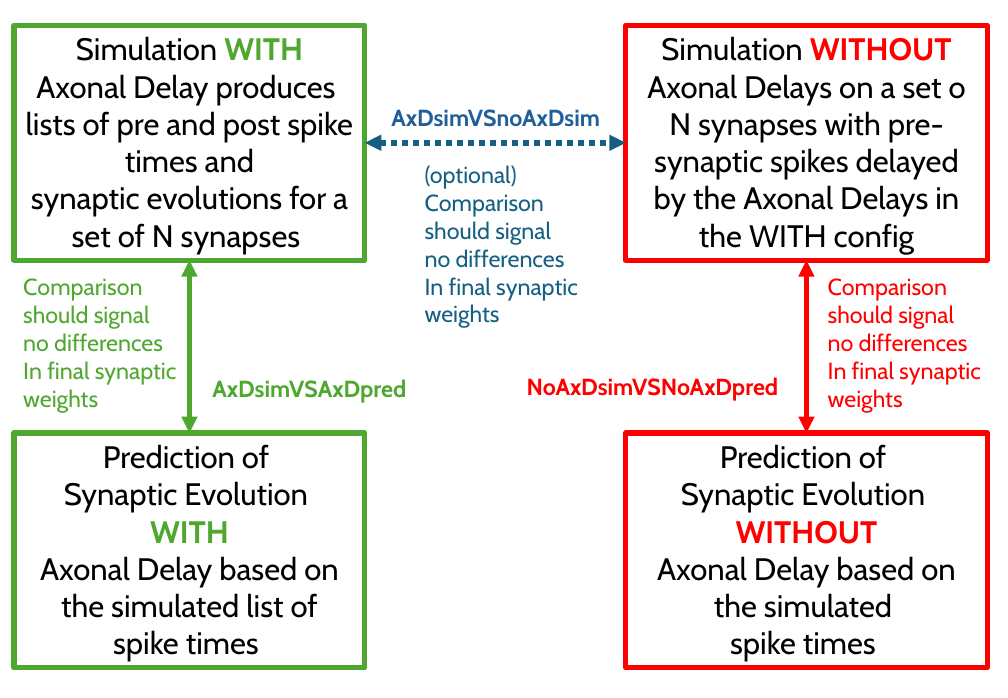
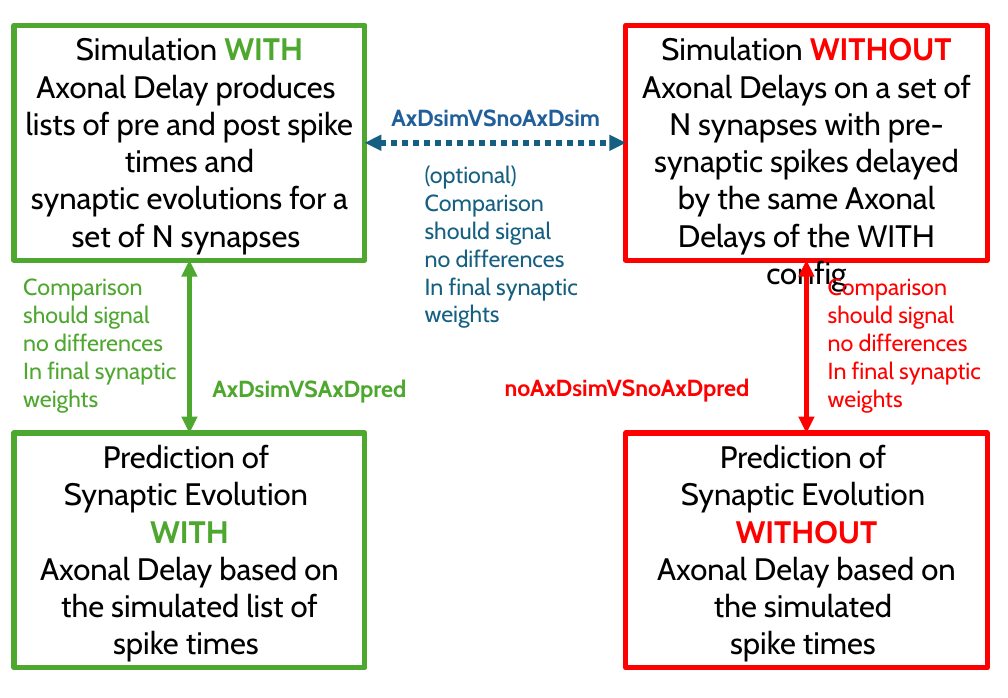
Before and after one commit to APE-group/AxonalDelayTest, a slide deck: slide 1 of AxDelTest.pptx. Drawn at 1008x698 pixels with LibreOffice and Linux fonts; fonts in the diff are those of the drawing. Boxes give left, top, right and bottom in pixels: in the first picture for what was removed or moved away, otherwise in the second. Text is boxed around its words. In the diff, an @@ line names an element or a change of style, - is before the commit and + after.

```diff
--- a/AxDelTest.pptx
+++ b/AxDelTest.pptx
@@ text in rectangle at <box>642,74,971,254</box>: text changed @@
-Axonal Delays on a set o N synapses with pre-synaptic spikes delayed by the Axonal Delays in the WITH config
+Axonal Delays on a set of N synapses with pre-synaptic spikes delayed by the same Axonal Delays of the WITH config
@@ text at <box>505,378,750,402</box>: text changed @@
-NoAxDsimVSNoAxDpred
+noAxDsimVSnoAxDpred
```
Also in this commit, not shown: 1 other file.
